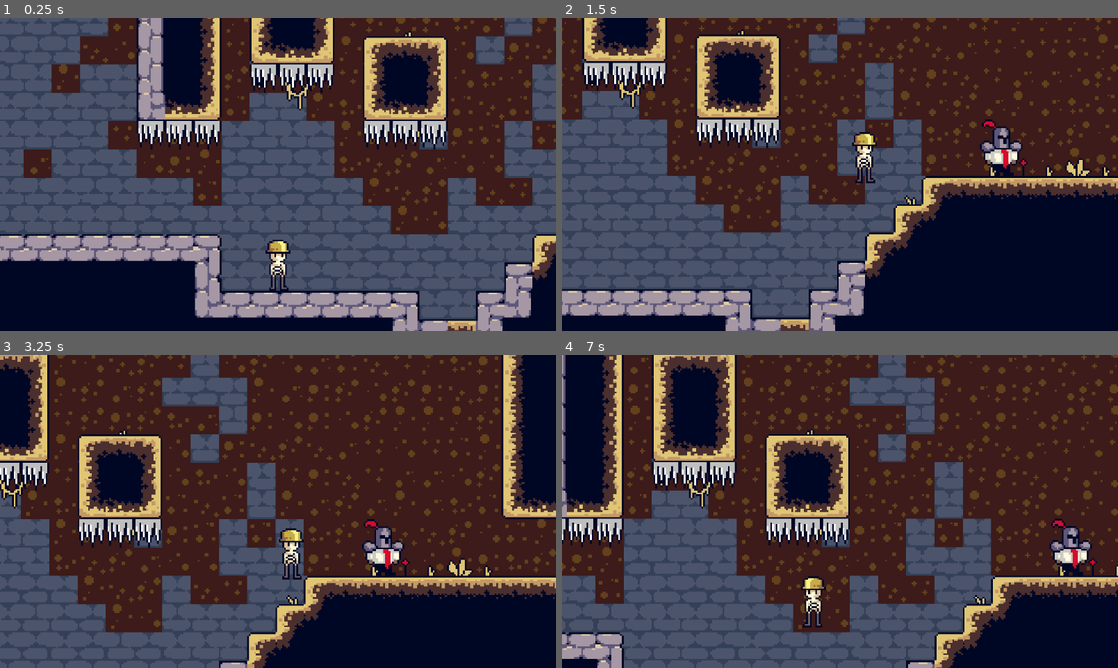
Above: before the commit, frames 1-4 (two rows, left to right).
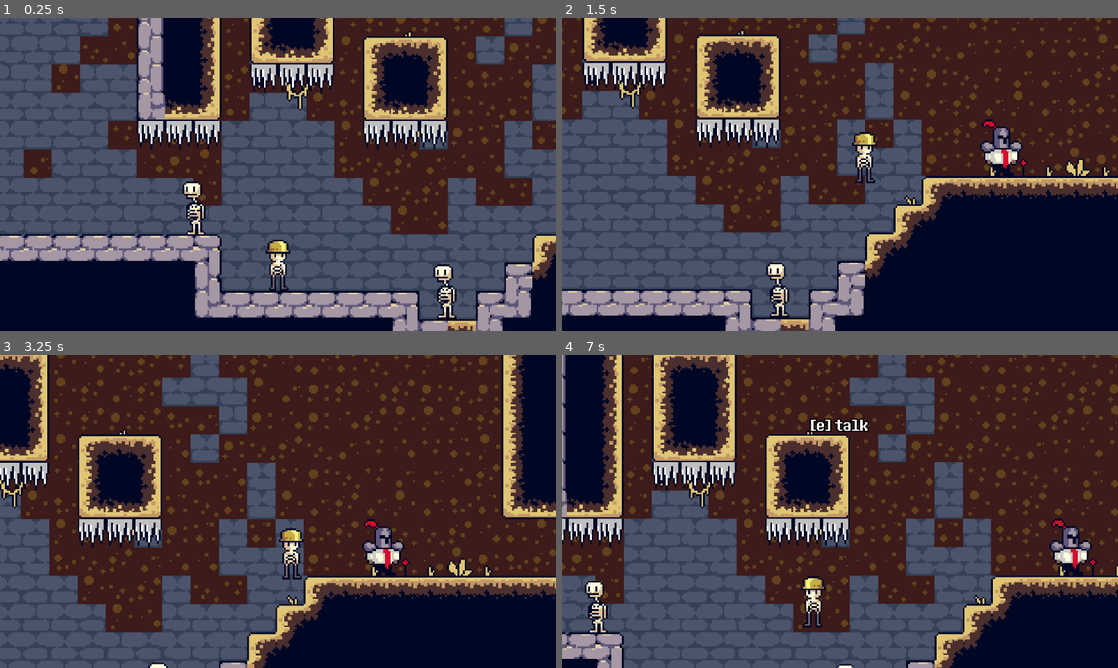
Above: after the commit, the same moments.

Repository: Lukko-Digital/You-Made-The-Dungeon
Game: Godot game, scene res://scenes/main.tscn
The game is run twice, just before and just after one commit, with the same random seed, the same clock (stepped at 60 frames per second) and the same inputs.
Inputs:
- Up to frame 1 (0.25 s): no input
- Up to frame 2 (1.5 s): hold D (right) from 0.53 s (still down); tap Space (jump) at 0.6, 0.77, 1.07 s; tap E (interact) at 1.35 s
- Up to frame 3 (3.25 s): tap Space (jump) at 1.52, 1.55, 1.82, 2.1, 3.02, 3.05 s; release D (right) at 2.03 s; hold A (left) 2.03-2.78 s; hold D (right) from 2.78 s (still down); tap E (interact) at 2.85 s
- Up to frame 4 (7 s): tap Space (jump) at 3.32, 3.6, 3.77, 4.07, 4.52, 4.55, 4.82, 5.1, 6.02, 6.05, 6.32, 6.6, 6.77 s; release D (right) at 4.28 s; hold A (left) 4.28-5.03 s; tap E (interact) at 4.35, 5.85 s; hold D (right) 5.03-5.78 s; hold A (left) from 5.78 s (still down)

The runs differ from the first frame. In frame 1, 1.0% of the frame differs, in the area x 32-83%, y 52-97%; in frame 2, 0.5%; in frame 3, less than 0.1%; in frame 4, 0.9%.

Commit message:
remove npc emitted signals

Diff:
--- a/scenes/main.tscn
+++ b/scenes/main.tscn
@@ -1,11 +1,12 @@
-[gd_scene load_steps=14 format=3 uid="uid://bc3qsvy1xf5x5"]
+[gd_scene load_steps=15 format=3 uid="uid://bc3qsvy1xf5x5"]
 
 [ext_resource type="PackedScene" uid="uid://6ccfrhghlje3" path="res://scenes/player.tscn" id="1_gh0mp"]
 [ext_resource type="Texture2D" uid="uid://im4xv880umd8" path="res://assets/sprites/tilesetv7.png" id="2_ad5a3"]
 [ext_resource type="PackedScene" uid="uid://bnu6xx6tx01yh" path="res://scenes/npc.tscn" id="3_pxgd6"]
 [ext_resource type="PackedScene" uid="uid://bkhd2ngxnf8vq" path="res://scenes/ui.tscn" id="4_npxwd"]
-[ext_resource type="PackedScene" uid="uid://cjgg86yjdqtp7" path="res://scenes/dart_shooter.tscn" id="5_kli11"]
-[ext_resource type="PackedScene" uid="uid://cglq57sgw1x0x" path="res://scenes/jump_spike.tscn" id="6_qyvms"]
+[ext_resource type="PackedScene" path="res://scenes/dart_shooter.tscn" id="5_kli11"]
+[ext_resource type="PackedScene" path="res://scenes/jump_spike.tscn" id="6_qyvms"]
+[ext_resource type="PackedScene" uid="uid://ckrsoc5xcvhor" path="res://scenes/skeleton_npc.tscn" id="7_y1801"]
 
 [sub_resource type="RectangleShape2D" id="RectangleShape2D_7teia"]
 size = Vector2(14, 27)
@@ -562,7 +563,11 @@
 [node name="JumpSpike" parent="." instance=ExtResource("6_qyvms")]
 position = Vector2(-184, -40)
 
+[node name="SkeletonNPC" parent="." instance=ExtResource("7_y1801")]
+position = Vector2(-48, -45)
+
+[node name="SkeletonNPC2" parent="." instance=ExtResource("7_y1801")]
+position = Vector2(94, 2)
+
 [connection signal="area_entered" from="player/NPCDialogueCollider" to="ui" method="_on_npc_dialogue_collider_area_entered"]
 [connection signal="area_exited" from="player/NPCDialogueCollider" to="ui" method="_on_npc_dialogue_collider_area_exited"]
-[connection signal="body_entered" from="NPC" to="ui" method="_on_npc_body_entered"]
-[connection signal="body_exited" from="NPC" to="ui" method="_on_npc_body_exited"]
